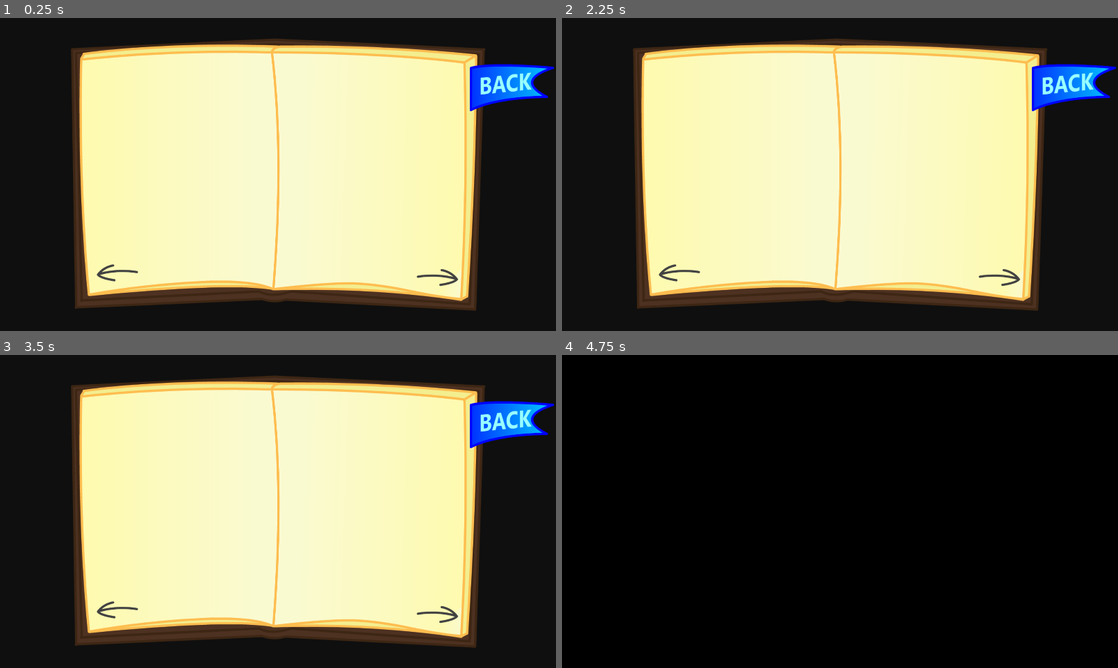
Above: before the commit, frames 1-4 (two rows, left to right).
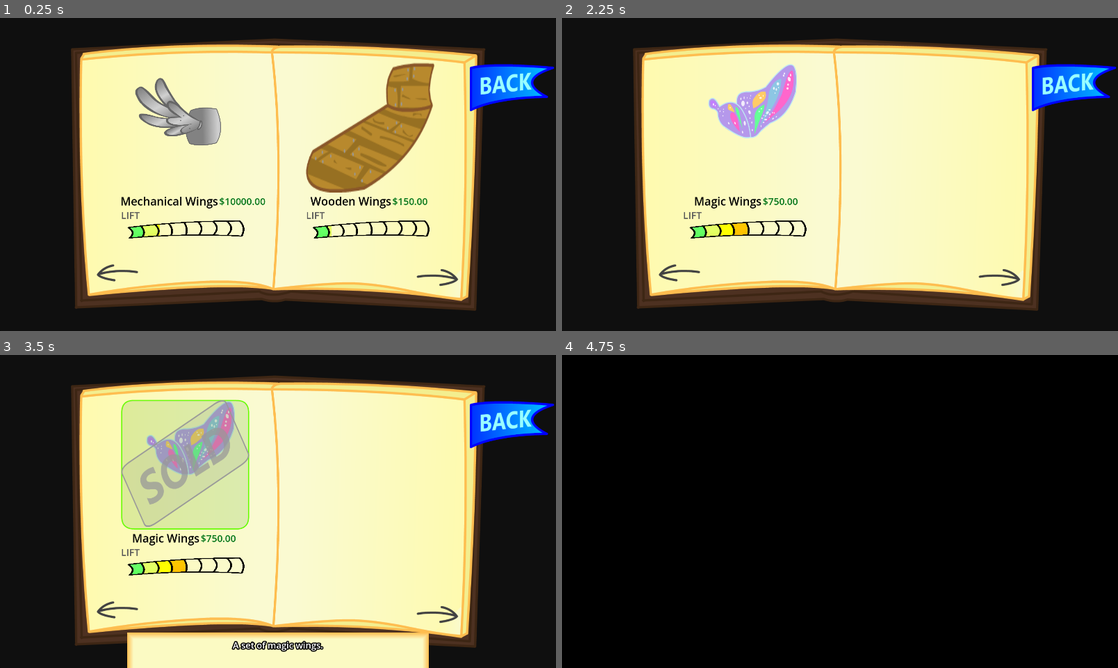
Above: after the commit, the same moments.

Repository: 100-Devs-1-Game/FlightOfHarmony
Game: Godot game, scene res://shop/upgrade_book/upgrade_book.tscn
Same seed, same stepped clock (60 frames per second), same inputs: the game is played once before the commit and once after it.
Inputs (mouse positions are in pixels of both pictures, inside the frame that each line leads up to):
- Up to frame 1 (0.25 s): no input
- Up to frame 2 (2.25 s): click (1001, 277) at 0.5 s; click (1001, 277) at 1.25 s; click (678, 271) at 2 s
- Up to frame 3 (3.5 s): click (183, 464) at 2.77 s
- Up to frame 4 (4.75 s): click (1073, 423) at 3.5 s; tap Enter at 4.25 s; move the mouse to (962, 495) at 4.27 s; hold D (rotate_right) from 4.28 s (still down); hold Space (propulsion) from 4.28 s (still down)

The runs differ from the first frame. In frame 1, 8.1% of the frame differs, in the area x 21-79%, y 14-71%; in frame 2, 2.7%; in frame 3, 16%, in the area x 21-78%, y 14-100%; in frame 4, nothing differs.
Error before the commit: Invalid call. Nonexistent function 'get_category_upgrades' in base 'Node (global.gd)'. (res://shop/upgrade_book/upgrade_book.gd:31)

Commit message:
Update global.gd

Diff:
--- a/src/global/global.gd
+++ b/src/global/global.gd
@@ -73,3 +73,15 @@
 	SettingsManager.set_money(money)
 	SettingsManager.save_game()
 	return true
+
+
+func get_category_upgrades(category: PonyUpgrade.Category)-> Array[PonyUpgrade]:
+	match category:
+		PonyUpgrade.Category.GLIDER:
+			return glider_upgrades
+		PonyUpgrade.Category.PROPULSION:
+			return propulsion_upgrades
+		PonyUpgrade.Category.BODY:
+			return body_upgrades
+
+	return []
